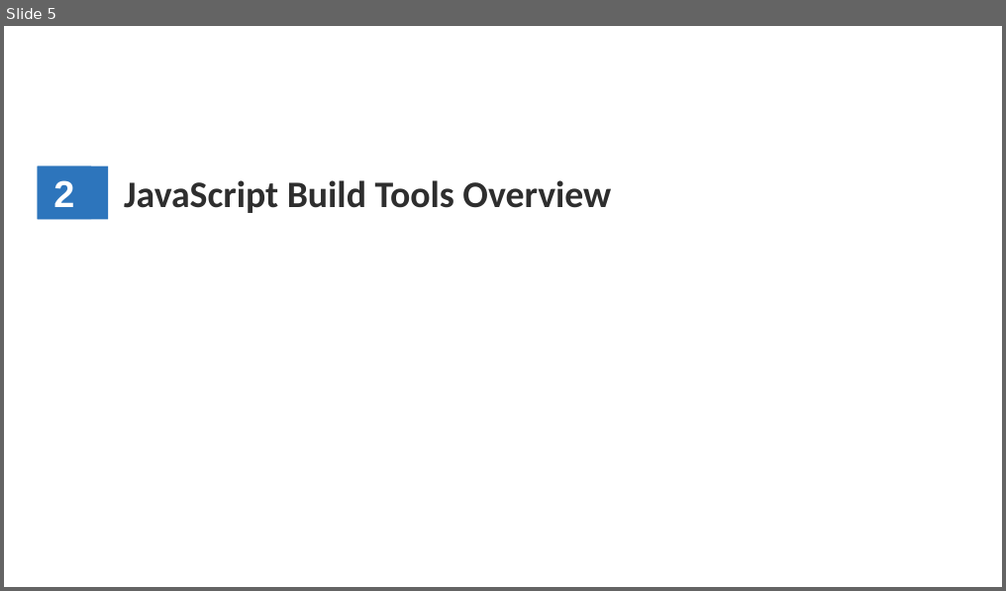
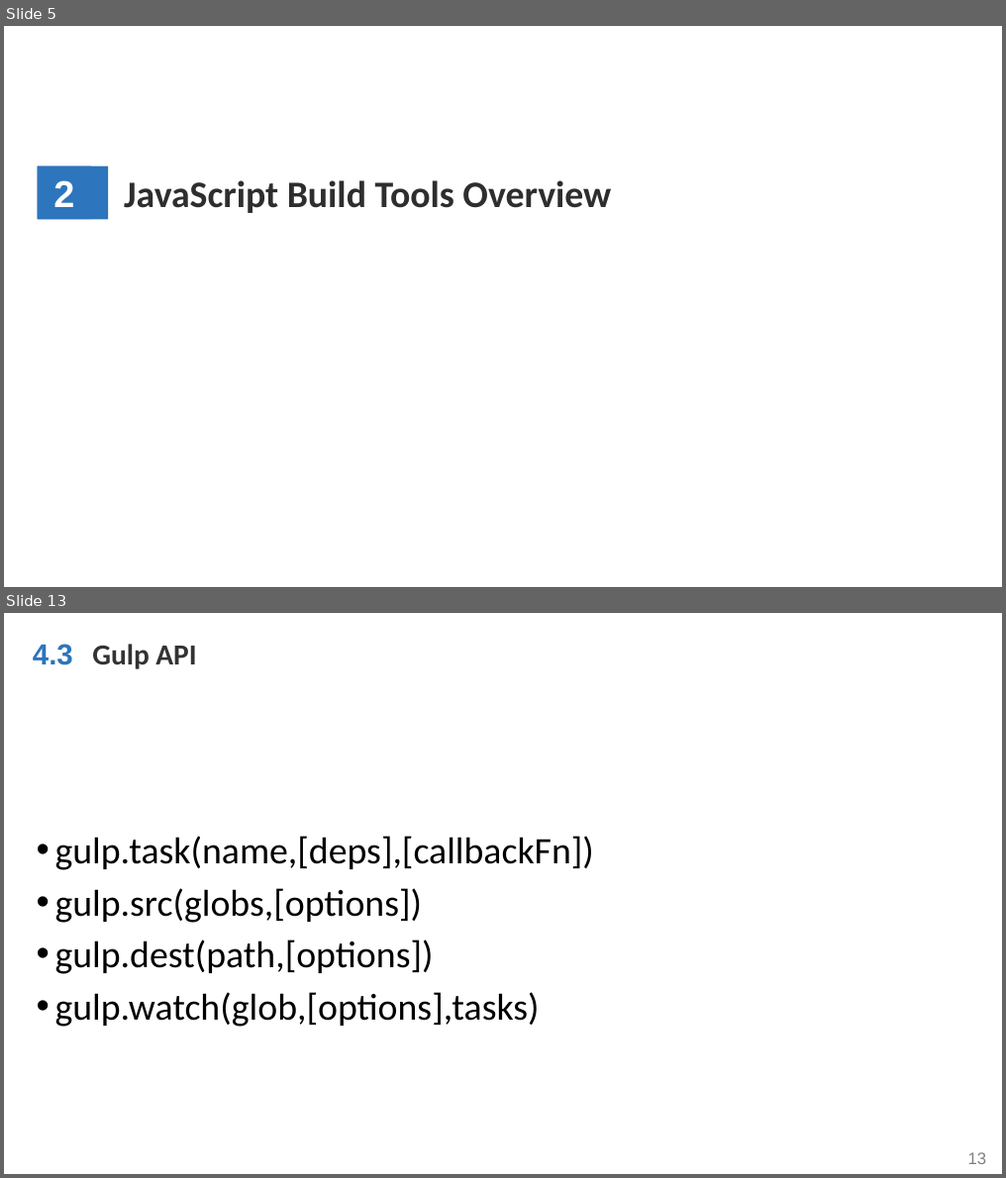
Before and after one commit to WenhaoXu/full-stack-web-course, a slide deck: engineering/2017/Gulp.pptx. Shown one above the other, each under a label of ours: slide 5 before the commit, slides 5 and 13 after it; the slides between them are not shown. The pictures are 1006x591 and 1006x1178 pixels, drawn with LibreOffice and Linux fonts; fonts in the diff are those of the drawing; background and template pictures are left out. Boxes give left, top, right and bottom in pixels: in the first picture for what was removed or moved away, otherwise in the second. Text is boxed around its words. In the diff, an @@ line names an element or a change of style, - is before the commit and + after.

Commit message:
[Engineering] update gulp ppt.

```diff
--- a/engineering/2017/Gulp.pptx
+++ b/engineering/2017/Gulp.pptx
@@ slide 13 added at (4, 613, 1002, 1174), background #FFFFFF; not listed: 1 template element that a slide beside it also shows @@
@@ text added at (33, 644, 73, 665), 28 pt, text #2D75BC, bold @@
+4.3
@@ text added at (92, 644, 196, 669), 28 pt, text #333333, bold @@
+Gulp API
@@ text added at (55, 836, 594, 1027), 36 pt, text #000000 @@
+• gulp.task(name,[deps],[callbackFn])
+• gulp.src(globs,[options])
+• gulp.dest(path,[options])
+• gulp.watch(glob,[options],tasks)
```
Also in this commit, not shown: 2 slides changed, 14 other slides added, 4 slides removed.
